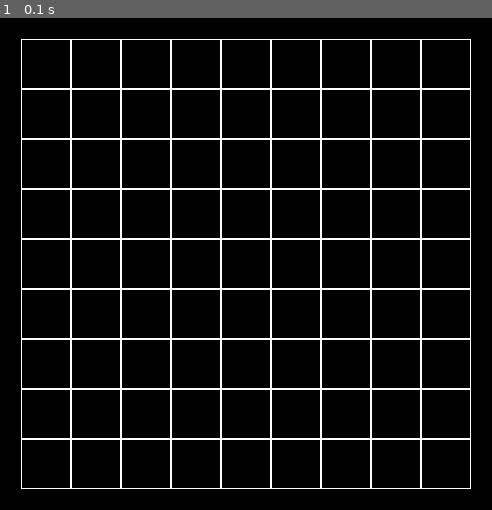
Above: before the commit, frame 1.
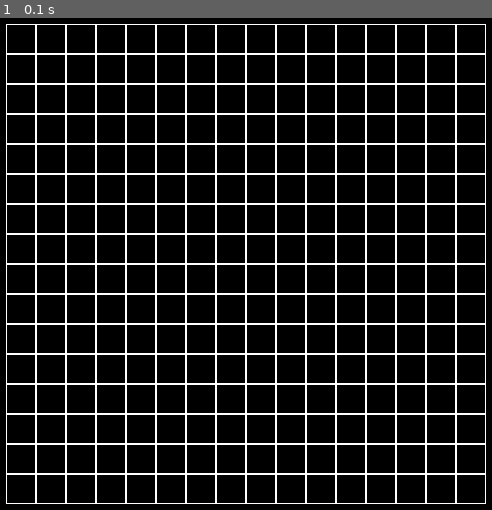
Above: after the commit, the same moment.

Repository: som-thing/yandex-pygame
Game: pygame game, started from Pygame 0.0/main.py
Same seed, same stepped clock (60 frames per second), same inputs: the game is played once before the commit and once after it.
Inputs:
- Up to frame 1 (0.1 s): no input

The runs differ from the first frame. In frame 1, 18% of the frame differs, in the area x 1-99%, y 1-99%.

Commit message:
changed the size of the board

Diff:
--- a/Pygame 0.0/main.py
+++ b/Pygame 0.0/main.py
@@ -45,8 +45,8 @@
     screen = pygame.display.set_mode(size)
     pygame.display.set_caption("Ленточки")
 
-    board = Board(9, 9)
-    board.set_view(25, 25, 50)
+    board = Board(16, 16)
+    board.set_view(10, 10, 30)
     running = True
     while running:
         for event in pygame.event.get():
